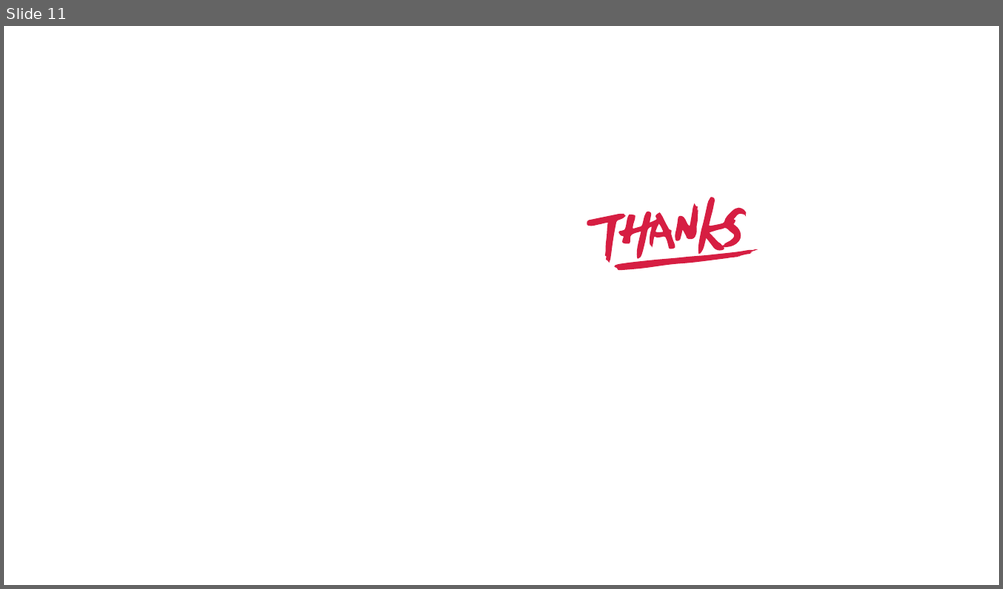
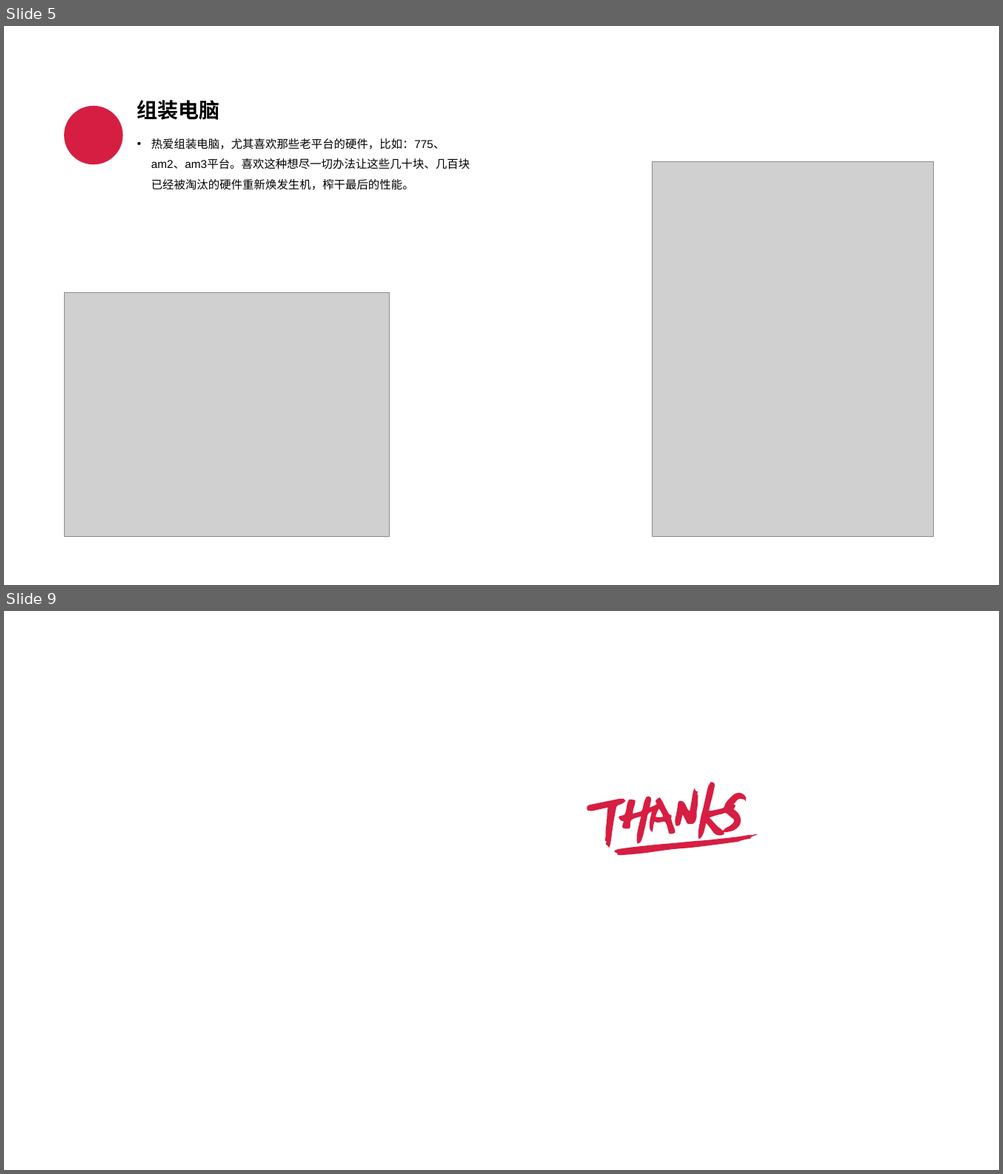
Before and after one commit to zyhahaha/note, a slide deck: share/个人简介.pptx. Shown one above the other, each under a label of ours: slide 11 before the commit, slides 5 and 9 after it; the slides between them are not shown. The pictures are 1003x589 and 1003x1174 pixels, drawn with LibreOffice and Linux fonts; fonts in the diff are those of the drawing; grey boxes stand for pictures; background and template pictures are left out. Boxes give left, top, right and bottom in pixels: in the first picture for what was removed or moved away, otherwise in the second. Text is boxed around its words. In the diff, an @@ line names an element or a change of style, - is before the commit and + after.

```diff
--- a/share/个人简介.pptx
+++ b/share/个人简介.pptx
@@ slide 5 added at [4, 26, 999, 585], background #FFFFFF @@
@@ ellipse added at [64, 106, 122, 165], fill #D61E42 @@
@@ text added at [137, 100, 220, 120], 20 pt, text #000000, bold @@
+组装电脑
@@ text added at [151, 138, 470, 190], 11 pt, text #000000 @@
+• 热爱组装电脑，尤其喜欢那些老平台的硬件，比如：775、am2、am3平台。喜欢这种想尽一切办法让这些几十块、几百块已经被淘汰的硬件重新焕发生机，榨干最后的性能。
@@ picture added at [652, 162, 933, 537] @@
@@ picture added at [65, 293, 390, 537] @@
@@ what was slide 11 is now slide 9 @@
```
Also in this commit, not shown: 3 slides changed, 4 other slides added, 7 slides removed, 3 other files.
